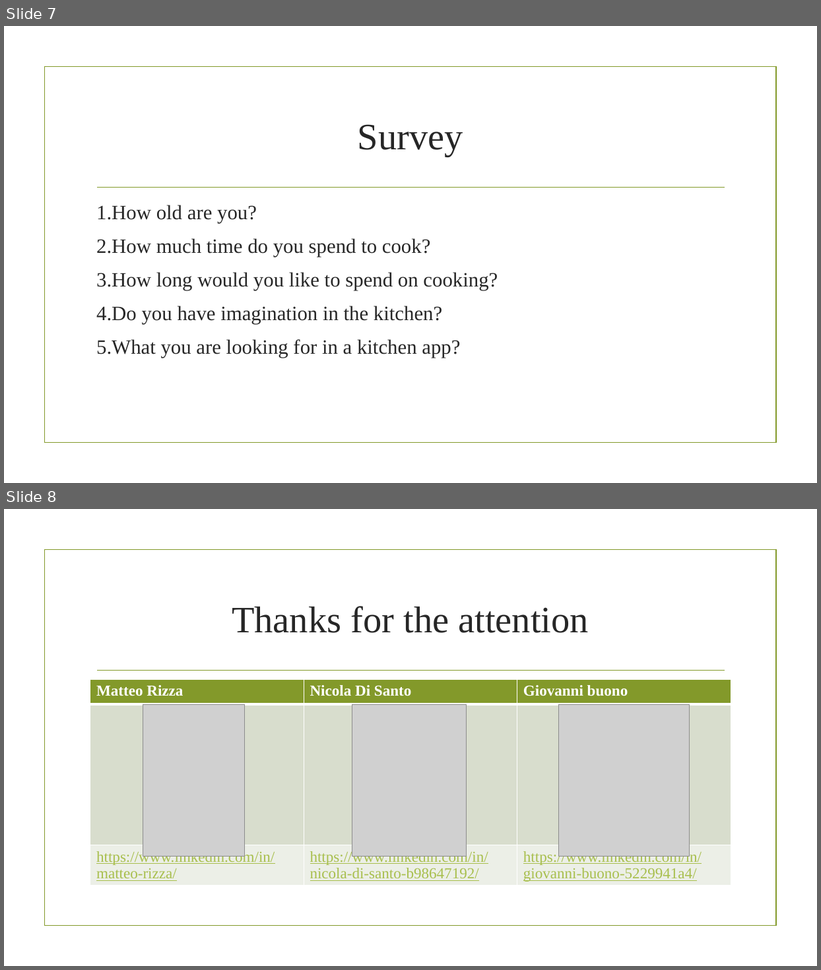
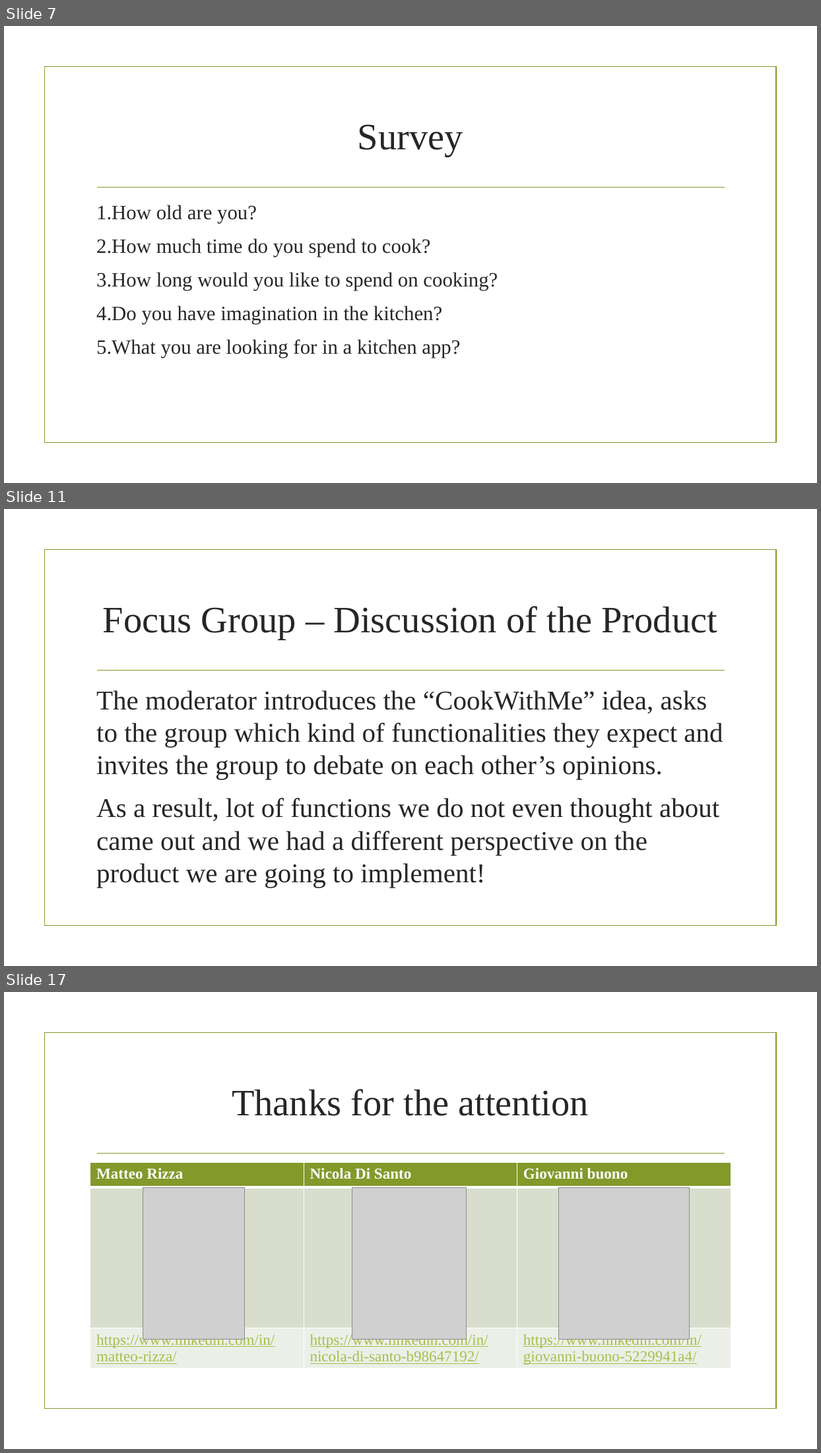
Before and after one commit to nicoDs96/recipes-SE, a slide deck: CookWithMe.pptx. Shown one above the other, each under a label of ours: slides 7 and 8 before the commit, slides 7, 11 and 17 after it; the slides between them are not shown. The pictures are 821x970 and 821x1453 pixels, drawn with LibreOffice and Linux fonts; fonts in the diff are those of the drawing; grey boxes stand for pictures; background and template pictures are left out. Boxes give left, top, right and bottom in pixels: in the first picture for what was removed or moved away, otherwise in the second. Text is boxed around its words. In the diff, an @@ line names an element or a change of style, - is before the commit and + after.

```diff
--- a/CookWithMe.pptx
+++ b/CookWithMe.pptx
@@ slide 11 added at (4, 509, 817, 966), background picture (left out); not listed: 2 template elements that a slide beside it also shows @@
@@ title added at (103, 606, 717, 640), 44 pt, text #262626 @@
+Focus Group – Discussion of the Product
@@ text added at (96, 691, 723, 888), 32 pt, text #262626 @@
+The moderator introduces the “CookWithMe” idea, asks to the group which kind of functionalities they expect and invites the group to debate on each other’s opinions.
+As a result, lot of functions we do not even thought about came out and we had a different perspective on the product we are going to implement!
@@ what was slide 8 is now slide 17 @@
```
Also in this commit, not shown: 8 other slides added, 1 other file.
